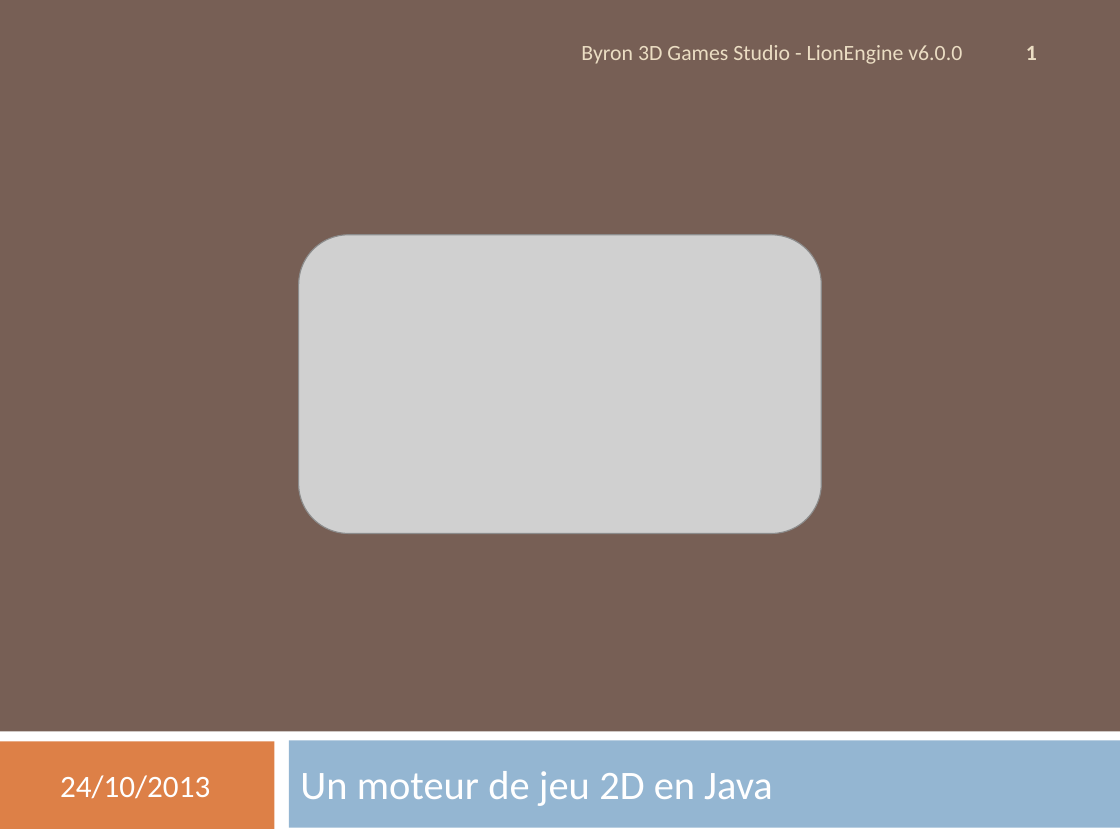
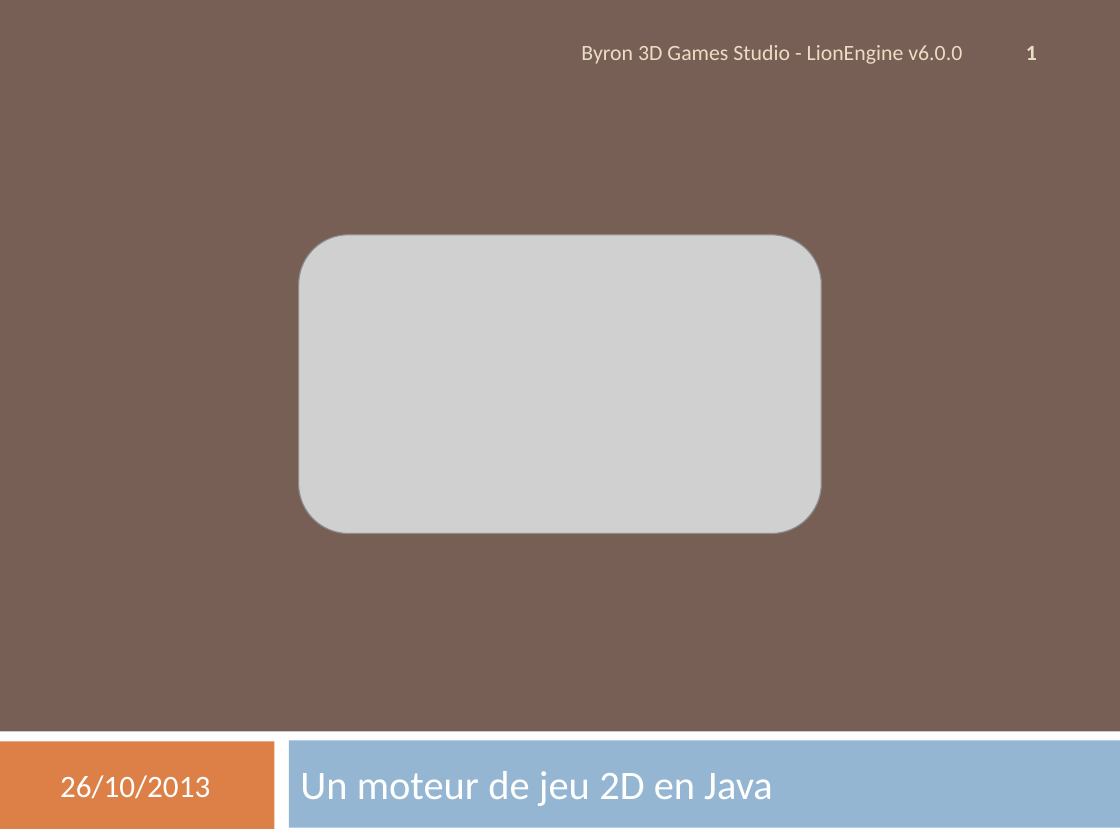
Before and after one commit to b3dgs/lionengine, a slide deck: slide 1 of doc/src/lionengine.pptx. Drawn at 1120x840 pixels with LibreOffice and Linux fonts; fonts in the diff are those of the drawing; grey boxes stand for pictures. Boxes give left, top, right and bottom in pixels: in the first picture for what was removed or moved away, otherwise in the second. Text is boxed around its words. In the diff, an @@ line names an element or a change of style, - is before the commit and + after.

Commit message:
#12: Presentation updated.

```diff
--- a/doc/src/lionengine.pptx
+++ b/doc/src/lionengine.pptx
@@ text at bbox=[60, 775, 210, 799]: text changed @@
-24/10/2013
+26/10/2013
```
Also in this commit, not shown: 7 other slides changed, 2 other files.
